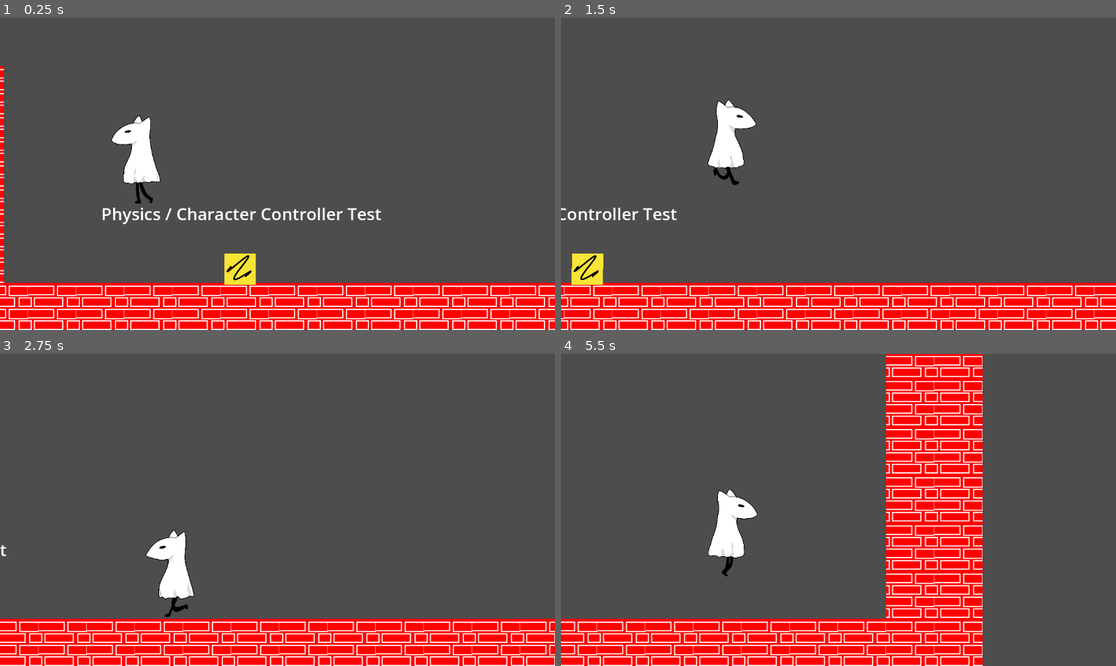
Above: before the commit, frames 1-4 (two rows, left to right).
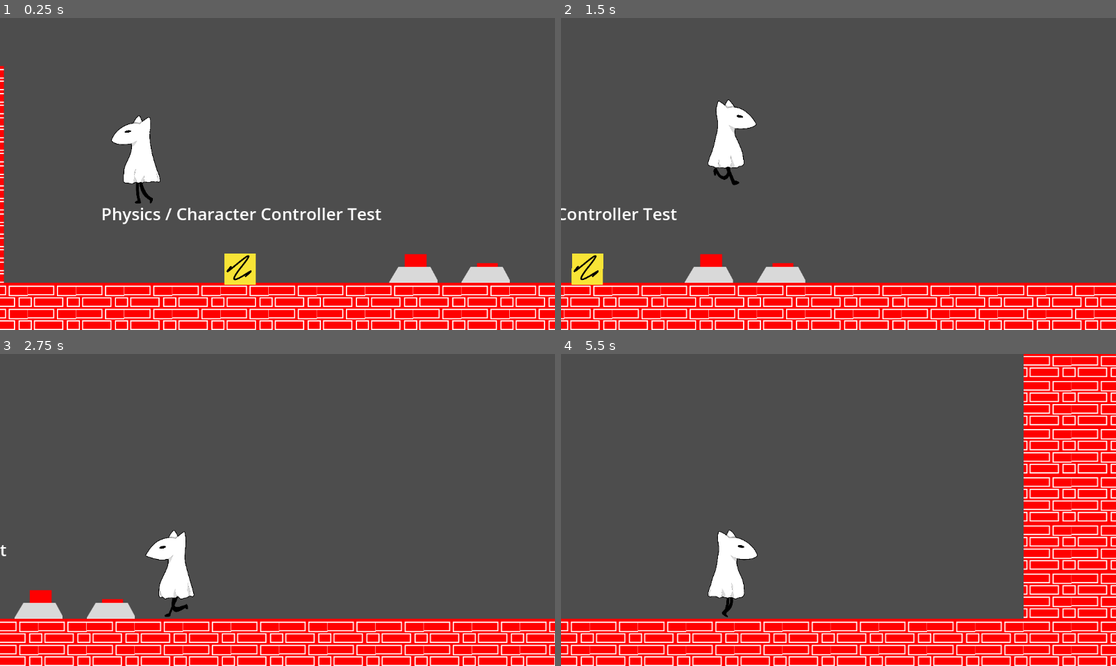
Above: after the commit, the same moments.

Repository: rcivan/ghost-dog
Game: Godot game, scene res://Test.tscn
Two runs of this game, one before a commit and one after it. Both use one fixed random seed, a clock stepped at 60 frames per second and the inputs below.
Inputs:
- Up to frame 1 (0.25 s): no input
- Up to frame 2 (1.5 s): hold Q (slide) 0.53-1.28 s; hold Right (right) from 0.53 s (still down); tap Space (jump) at 0.77 s; tap Q (slide) at 1.35 s
- Up to frame 3 (2.75 s): tap Space (jump) at 1.52 s; release Right (right) at 2.03 s; hold Left (left) from 2.03 s (still down); hold Q (slide) from 2.03 s (still down)
- Up to frame 4 (5.5 s): release Left (left) at 2.78 s; release Q (slide) at 2.78 s; hold Right (right) 2.78-4.28 s; tap Q (slide) at 2.85, 4.35 s; tap Space (jump) at 3.02, 3.77, 4.52 s; hold Q (slide) 3.53-4.28 s; hold Left (left) 4.28-5.03 s; hold Right (right) from 5.03 s (still down); hold Q (slide) from 5.03 s (still down)

The runs differ from the first frame. In frame 1, 1.0% of the frame differs, in the area x 70-92%, y 75-85%; in frame 2, 1.0%; in frame 3, 1.0%; in frame 4, 37%, in the area x 1-100%, y 0-100%.

Commit message:
added hitboxs to the button

Diff:
--- a/game/Test.tscn
+++ b/game/Test.tscn
@@ -37,7 +37,7 @@
 tile_set = ExtResource("2_pl328")
 format = 2
 layer_0/z_index = -1
-layer_0/tile_data = PackedInt32Array(720896, 1, 0, 786432, 1 …(3673 unchanged characters)…  1, -786368, 65537, 0, -720832, 65537, 1)
+layer_0/tile_data = PackedInt32Array(720896, 1, 0, 786432, 1 …(3673 unchanged characters)…  1, -786368, 65537, 0, -720832, 65537, 1, 589841, 0, 0, 655377, 0, 1, 589842, 65536, 0, 655378, 65536, 1, 655380, 131072, 1, 655381, 196608, 1)
 
 [node name="Box" type="RigidBody2D" parent="."]
 
--- a/game/assets/prelim/prelim_tiles.tres
+++ b/game/assets/prelim/prelim_tiles.tres
@@ -12,29 +12,39 @@
 0:0/0 = 0
 0:0/0/physics_layer_0/linear_velocity = Vector2(0, 0)
 0:0/0/physics_layer_0/angular_velocity = 0.0
+0:0/0/physics_layer_1/linear_velocity = Vector2(0, 0)
+0:0/0/physics_layer_1/angular_velocity = 0.0
+0:0/0/physics_layer_1/polygon_0/points = PackedVector2Array(0, 25, 0, 12.5, 25, 12.5, 25, 25)
 1:0/0 = 0
 1:0/0/physics_layer_0/linear_velocity = Vector2(0, 0)
 1:0/0/physics_layer_0/angular_velocity = 0.0
+1:0/0/physics_layer_1/linear_velocity = Vector2(0, 0)
+1:0/0/physics_layer_1/angular_velocity = 0.0
+1:0/0/physics_layer_1/polygon_0/points = PackedVector2Array(-25, 12.5, 0, 12.5, 0, 25, -25, 25)
 0:1/0 = 0
 0:1/0/physics_layer_0/linear_velocity = Vector2(0, 0)
 0:1/0/physics_layer_0/angular_velocity = 0.0
+0:1/0/physics_layer_0/polygon_0/points = PackedVector2Array(25, -25, 25, 25, -25, 25)
+0:1/0/physics_layer_1/linear_velocity = Vector2(0, 0)
+0:1/0/physics_layer_1/angular_velocity = 0.0
 1:1/0 = 0
 1:1/0/physics_layer_0/linear_velocity = Vector2(0, 0)
 1:1/0/physics_layer_0/angular_velocity = 0.0
-3:1/next_alternative_id = 5
+1:1/0/physics_layer_0/polygon_0/points = PackedVector2Array(-25, -25, 25, 25, -25, 25)
+1:1/0/physics_layer_1/linear_velocity = Vector2(0, 0)
+1:1/0/physics_layer_1/angular_velocity = 0.0
+2:1/0 = 0
+2:1/0/physics_layer_0/linear_velocity = Vector2(0, 0)
+2:1/0/physics_layer_0/angular_velocity = 0.0
+2:1/0/physics_layer_0/polygon_0/points = PackedVector2Array(25, -25, 25, 25, -25, 25)
+2:1/0/physics_layer_1/linear_velocity = Vector2(0, 0)
+2:1/0/physics_layer_1/angular_velocity = 0.0
 3:1/0 = 0
 3:1/0/physics_layer_0/linear_velocity = Vector2(0, 0)
 3:1/0/physics_layer_0/angular_velocity = 0.0
-3:1/4 = 4
-3:1/4/physics_layer_0/linear_velocity = Vector2(0, 0)
-3:1/4/physics_layer_0/angular_velocity = 0.0
-2:1/next_alternative_id = 8
-2:1/0 = 0
-2:1/0/physics_layer_0/linear_velocity = Vector2(0, 0)
-2:1/0/physics_layer_0/angular_velocity = 0.0
-2:1/7 = 7
-2:1/7/physics_layer_0/linear_velocity = Vector2(0, 0)
-2:1/7/physics_layer_0/angular_velocity = 0.0
+3:1/0/physics_layer_0/polygon_0/points = PackedVector2Array(-25, -25, 25, 25, -25, 25)
+3:1/0/physics_layer_1/linear_velocity = Vector2(0, 0)
+3:1/0/physics_layer_1/angular_velocity = 0.0
 
 [sub_resource type="TileSetAtlasSource" id="TileSetAtlasSource_r6boi"]
 texture = ExtResource("2_rluwx")
@@ -43,54 +53,80 @@
 0:0/0/physics_layer_0/linear_velocity = Vector2(0, 0)
 0:0/0/physics_layer_0/angular_velocity = 0.0
 0:0/0/physics_layer_0/polygon_0/points = PackedVector2Array(-25, -25, 25, -25, 25, 25, -25, 25)
+0:0/0/physics_layer_1/linear_velocity = Vector2(0, 0)
+0:0/0/physics_layer_1/angular_velocity = 0.0
 1:0/0 = 0
 1:0/0/physics_layer_0/linear_velocity = Vector2(0, 0)
 1:0/0/physics_layer_0/angular_velocity = 0.0
 1:0/0/physics_layer_0/polygon_0/points = PackedVector2Array(-25, -25, 25, -25, 25, 25, -25, 25)
+1:0/0/physics_layer_1/linear_velocity = Vector2(0, 0)
+1:0/0/physics_layer_1/angular_velocity = 0.0
 2:0/0 = 0
 2:0/0/physics_layer_0/linear_velocity = Vector2(0, 0)
 2:0/0/physics_layer_0/angular_velocity = 0.0
 2:0/0/physics_layer_0/polygon_0/points = PackedVector2Array(-25, -25, 25, -25, 25, 25, -25, 25)
+2:0/0/physics_layer_1/linear_velocity = Vector2(0, 0)
+2:0/0/physics_layer_1/angular_velocity = 0.0
 3:0/0 = 0
 3:0/0/physics_layer_0/linear_velocity = Vector2(0, 0)
 3:0/0/physics_layer_0/angular_velocity = 0.0
 3:0/0/physics_layer_0/polygon_0/points = PackedVector2Array(-25, -25, 25, -25, 25, 25, -25, 25)
+3:0/0/physics_layer_1/linear_velocity = Vector2(0, 0)
+3:0/0/physics_layer_1/angular_velocity = 0.0
 4:0/0 = 0
 4:0/0/physics_layer_0/linear_velocity = Vector2(0, 0)
 4:0/0/physics_layer_0/angular_velocity = 0.0
 4:0/0/physics_layer_0/polygon_0/points = PackedVector2Array(-25, -25, 25, -25, 25, 25, -25, 25)
+4:0/0/physics_layer_1/linear_velocity = Vector2(0, 0)
+4:0/0/physics_layer_1/angular_velocity = 0.0
 5:0/0 = 0
 5:0/0/physics_layer_0/linear_velocity = Vector2(0, 0)
 5:0/0/physics_layer_0/angular_velocity = 0.0
 5:0/0/physics_layer_0/polygon_0/points = PackedVector2Array(-25, -25, 25, -25, 25, 25, -25, 25)
+5:0/0/physics_layer_1/linear_velocity = Vector2(0, 0)
+5:0/0/physics_layer_1/angular_velocity = 0.0
 0:1/0 = 0
 0:1/0/physics_layer_0/linear_velocity = Vector2(0, 0)
 0:1/0/physics_layer_0/angular_velocity = 0.0
 0:1/0/physics_layer_0/polygon_0/points = PackedVector2Array(-25, -25, 25, -25, 25, 25, -25, 25)
+0:1/0/physics_layer_1/linear_velocity = Vector2(0, 0)
+0:1/0/physics_layer_1/angular_velocity = 0.0
 1:1/0 = 0
 1:1/0/physics_layer_0/linear_velocity = Vector2(0, 0)
 1:1/0/physics_layer_0/angular_velocity = 0.0
 1:1/0/physics_layer_0/polygon_0/points = PackedVector2Array(-25, -25, 25, -25, 25, 25, -25, 25)
+1:1/0/physics_layer_1/linear_velocity = Vector2(0, 0)
+1:1/0/physics_layer_1/angular_velocity = 0.0
 2:1/0 = 0
 2:1/0/physics_layer_0/linear_velocity = Vector2(0, 0)
 2:1/0/physics_layer_0/angular_velocity = 0.0
 2:1/0/physics_layer_0/polygon_0/points = PackedVector2Array(-25, -25, 25, -25, 25, 25, -25, 25)
+2:1/0/physics_layer_1/linear_velocity = Vector2(0, 0)
+2:1/0/physics_layer_1/angular_velocity = 0.0
 3:1/0 = 0
 3:1/0/physics_layer_0/linear_velocity = Vector2(0, 0)
 3:1/0/physics_layer_0/angular_velocity = 0.0
 3:1/0/physics_layer_0/polygon_0/points = PackedVector2Array(-25, -25, 25, -25, 25, 25, -25, 25)
+3:1/0/physics_layer_1/linear_velocity = Vector2(0, 0)
+3:1/0/physics_layer_1/angular_velocity = 0.0
 4:1/0 = 0
 4:1/0/physics_layer_0/linear_velocity = Vector2(0, 0)
 4:1/0/physics_layer_0/angular_velocity = 0.0
 4:1/0/physics_layer_0/polygon_0/points = PackedVector2Array(-25, -25, 25, -25, 25, 25, -25, 25)
+4:1/0/physics_layer_1/linear_velocity = Vector2(0, 0)
+4:1/0/physics_layer_1/angular_velocity = 0.0
 5:1/0 = 0
 5:1/0/physics_layer_0/linear_velocity = Vector2(0, 0)
 5:1/0/physics_layer_0/angular_velocity = 0.0
 5:1/0/physics_layer_0/polygon_0/points = PackedVector2Array(-25, -25, 25, -25, 25, 25, -25, 25)
+5:1/0/physics_layer_1/linear_velocity = Vector2(0, 0)
+5:1/0/physics_layer_1/angular_velocity = 0.0
 
 [resource]
 tile_size = Vector2i(50, 50)
 physics_layer_0/collision_layer = 1
+physics_layer_1/collision_layer = 2
+physics_layer_1/collision_mask = 3
 sources/1 = SubResource("TileSetAtlasSource_r6boi")
 sources/0 = SubResource("TileSetAtlasSource_x0jjn")
 pattern_0 = SubResource("TileMapPattern_y2lqt")
